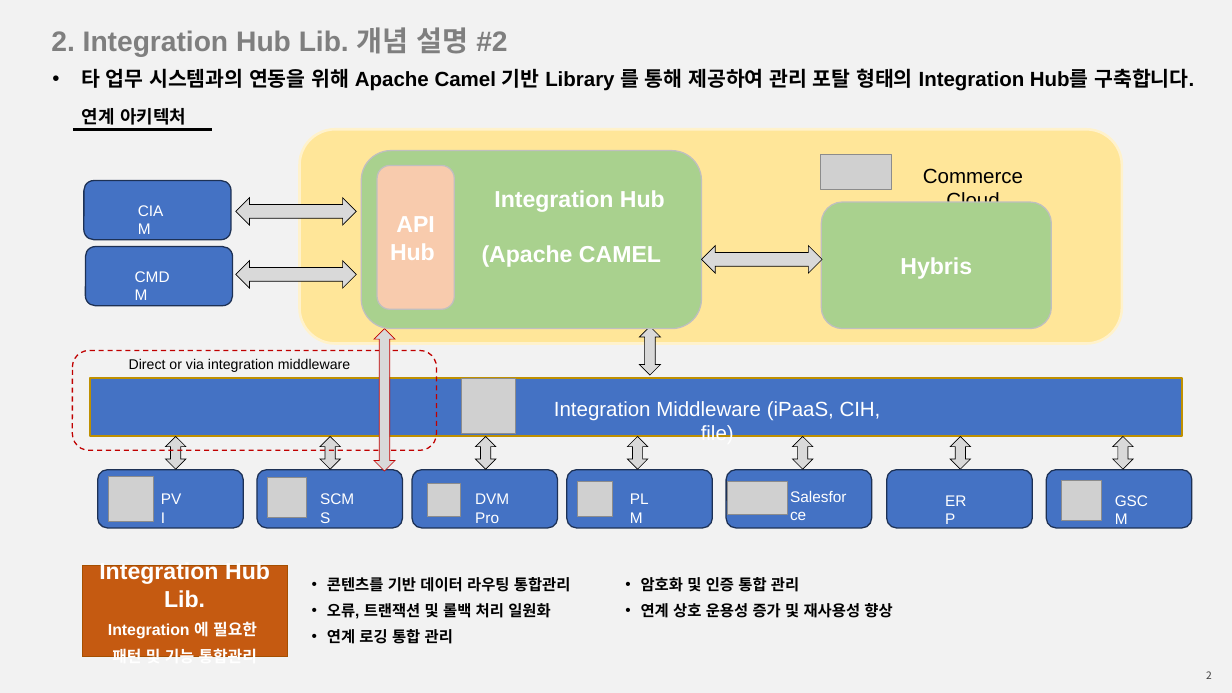
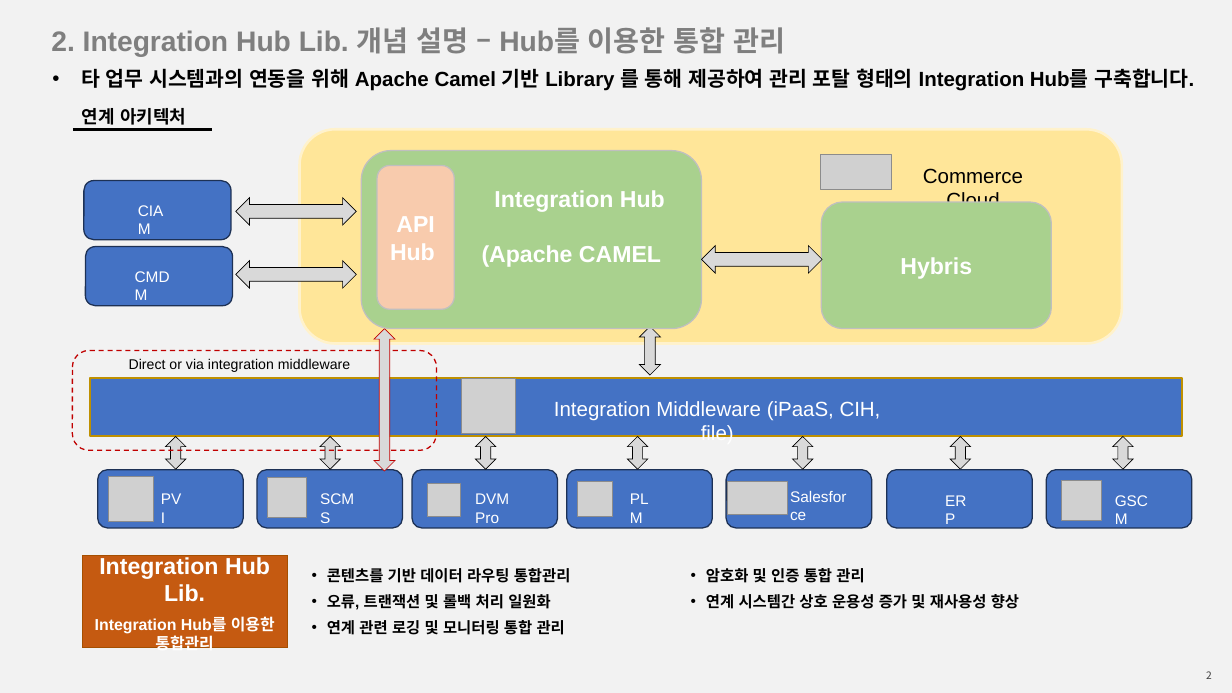
Before and after one commit to dev-ds22/dev-ds22.github.io, a slide deck: slide 2 of _ss/Define_Integration_Hub_Lib_Concept_20231204.pptx. Drawn at 1232x693 pixels with LibreOffice and Linux fonts; fonts in the diff are those of the drawing; grey boxes stand for pictures. Boxes give left, top, right and bottom in pixels: in the first picture for what was removed or moved away, otherwise in the second. Text is boxed around its words. In the diff, an @@ line names an element or a change of style, - is before the commit and + after.

Commit message:
integration ppt수정 5

```diff
--- a/_ss/Define_Integration_Hub_Lib_Concept_20231204.pptx
+++ b/_ss/Define_Integration_Hub_Lib_Concept_20231204.pptx
@@ text at <box>51,27,785,57</box>: text changed @@
-2. Integration Hub Lib. 개념 설명 #2
+2. Integration Hub Lib. 개념 설명 – Hub를 이용한 통합 관리
@@ rectangle "Integration Hub Lib.": place and size @@
-rectangle "Integration Hub Lib." at <box>82,566,287,657</box>
+rectangle "Integration Hub Lib." at <box>82,556,287,648</box>
@@ text "콘텐츠를 기반 데이터 라우팅 통합관리": place and size @@
-text "콘텐츠를 기반 데이터 라우팅 통합관리" at <box>327,577,571,647</box>
+text "콘텐츠를 기반 데이터 라우팅 통합관리" at <box>327,568,571,635</box>
@@ text "암호화 및 인증 통합 관리": place and size @@
-text "암호화 및 인증 통합 관리" at <box>641,577,892,618</box>
+text "암호화 및 인증 통합 관리" at <box>706,568,1019,609</box>
@@ text at <box>706,594,1019,609</box>: text changed @@
-  • 연계 상호 운용성 증가 및 재사용성 향상
+  • 연계 시스템간 상호 운용성 증가 및 재사용성 향상
@@ text in rectangle at <box>95,616,275,654</box>: text changed @@
-Integration 에 필요한
-패턴 및 기능 통합관리
+Integration Hub를 이용한 통합관리
@@ text at <box>327,620,565,635</box>: text changed @@
-  • 연계 로깅 통합 관리
+  • 연계 관련 로깅 및 모니터링 통합 관리
```
Also in this commit, not shown: 3 other slides changed, 1 slide added.
